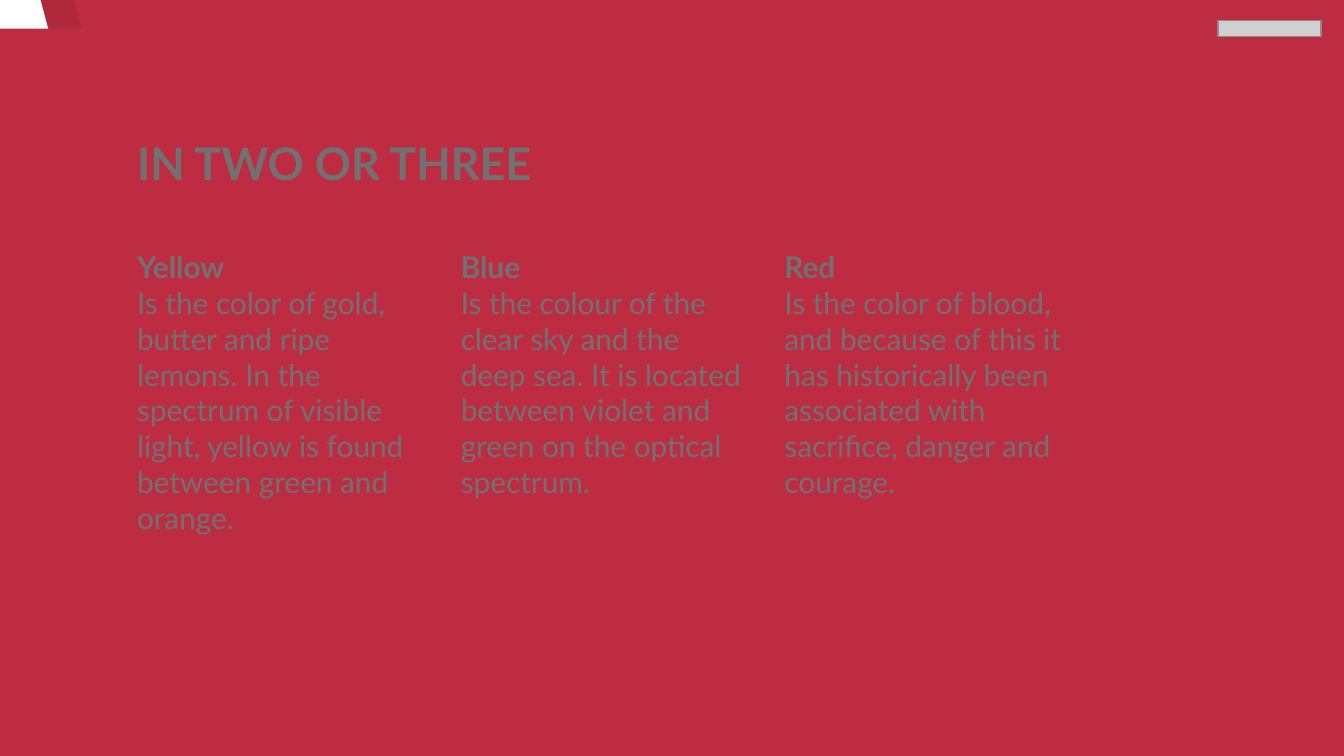
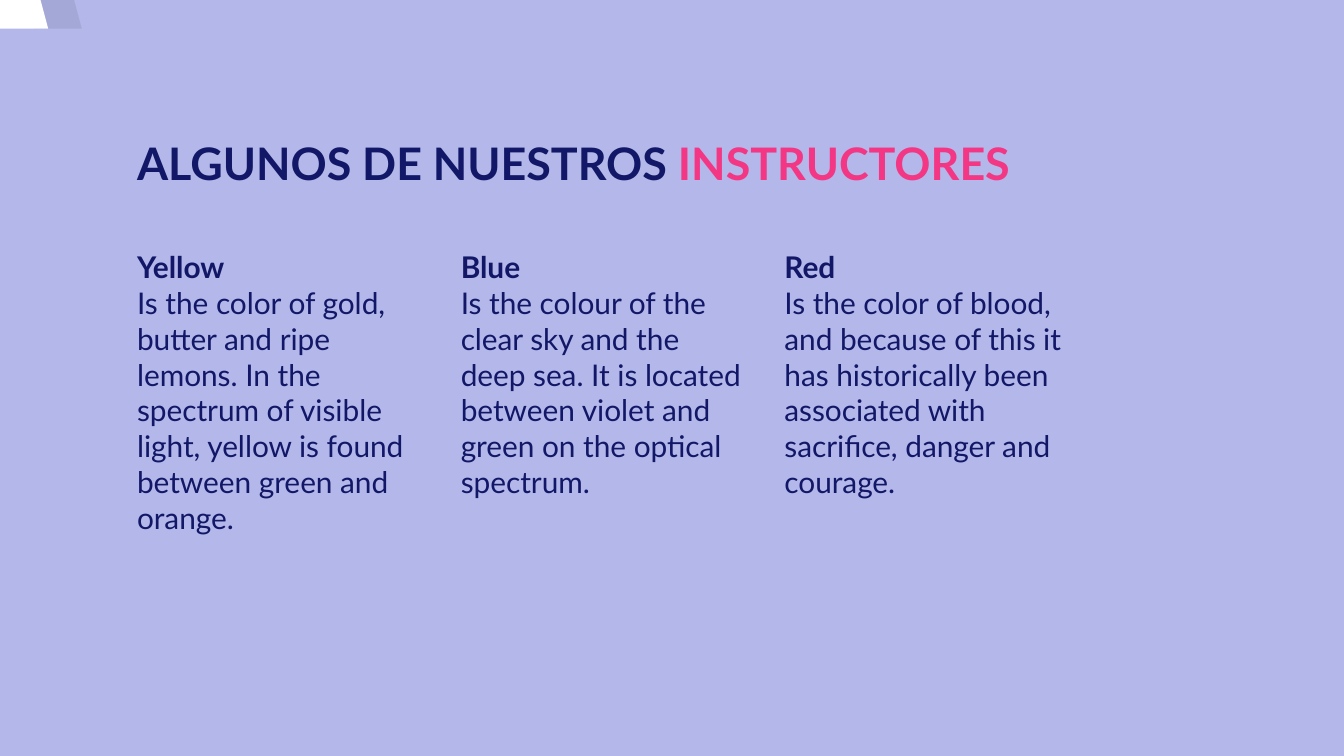
Before and after one commit to josedom24/curso_python3, a slide deck: slide 9 of modelo.odp (slide 8 before the commit). Drawn at 1344x756 pixels with LibreOffice and Linux fonts; fonts in the diff are those of the drawing; grey boxes stand for pictures. Boxes give left, top, right and bottom in pixels: in the first picture for what was removed or moved away, otherwise in the second. Text is boxed around its words. In the diff, an @@ line names an element or a change of style, - is before the commit and + after.

```diff
--- a/modelo.odp
+++ b/modelo.odp
@@ background #BE2C42 to #B3B7E9 @@
@@ picture removed at (1218, 20, 1321, 36) @@
@@ title added at (137, 147, 1010, 181), 24 pt, text #121867, bold @@
+ALGUNOS DE NUESTROS INSTRUCTORES
@@ text added at (137, 256, 404, 535), 16 pt, text #121867 @@
+Yellow
+Is the color of gold, butter and ripe lemons. In the spectrum of visible light, yellow is found between green and orange.
@@ text added at (461, 256, 741, 498), 16 pt, text #121867 @@
+Blue
+Is the colour of the clear sky and the deep sea. It is located between violet and green on the optical spectrum.
@@ text added at (784, 256, 1061, 499), 16 pt, text #121867 @@
+Red
+Is the color of blood, and because of this it has historically been associated with sacrifice, danger and courage.
```
Also in this commit, not shown: 23 other slides changed, 1 slide added.
